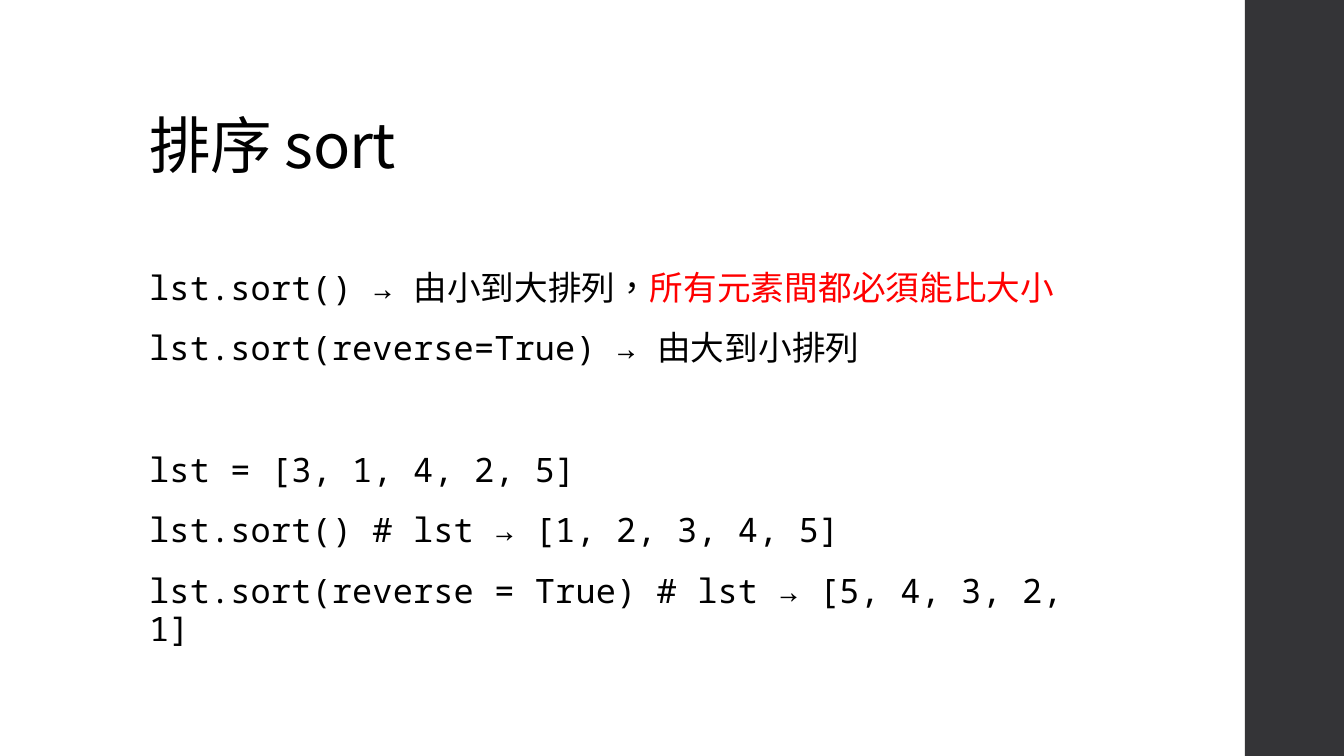
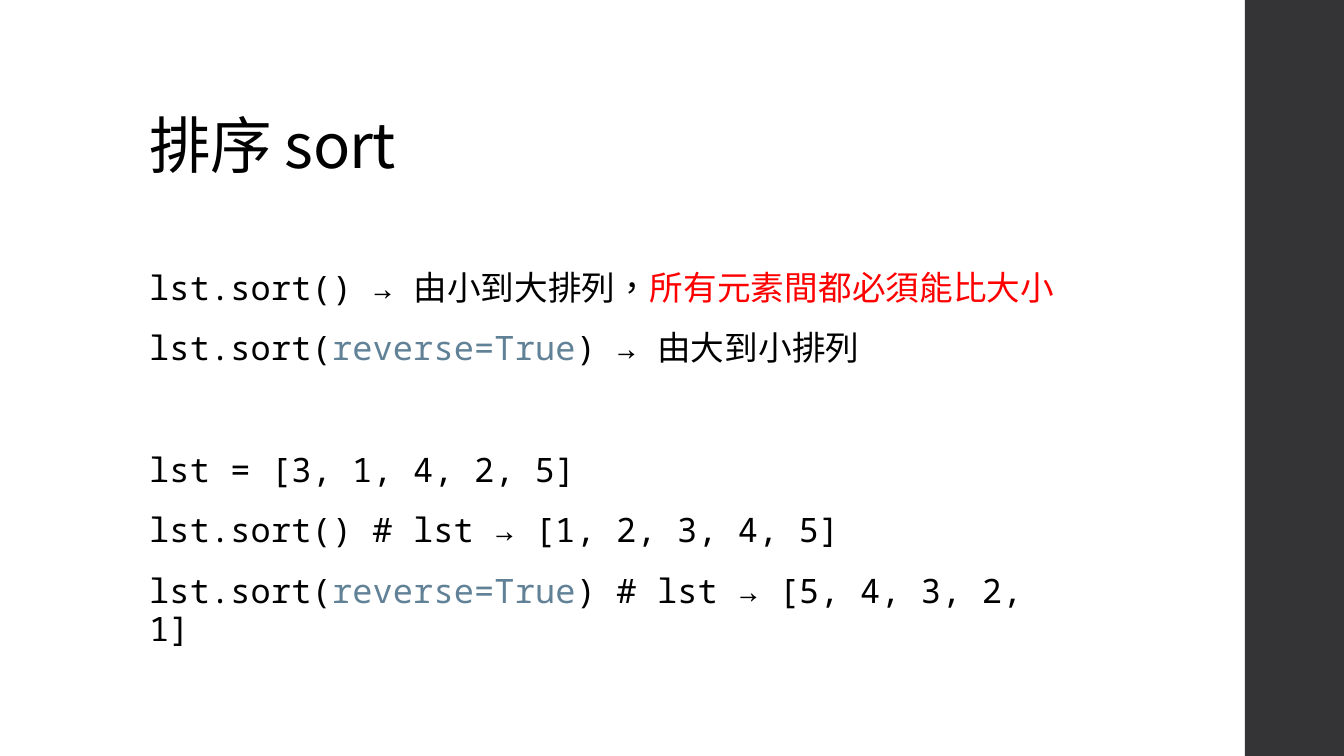
Before and after one commit to an920107/ServiceLearning, a slide deck: slide 32 of Class 4.pptx. Drawn at 1344x756 pixels with LibreOffice and Linux fonts; fonts in the diff are those of the drawing. Boxes give left, top, right and bottom in pixels: in the first picture for what was removed or moved away, otherwise in the second. Text is boxed around its words. In the diff, an @@ line names an element or a change of style, - is before the commit and + after.

```diff
--- a/Class 4.pptx
+++ b/Class 4.pptx
@@ text at box(149, 331, 859, 366): text colour #000000 to #618197 in "lst.sort(reverse=True)" @@
@@ text at box(149, 577, 1022, 646): spaces changed @@
-lst.sort(reverse = True) # lst → [5, 4, 3, 2, 1]
+lst.sort(reverse=True) # lst → [5, 4, 3, 2, 1]
```
Also in this commit, not shown: 2 other slides changed, 12 slides added, 1 other file.
